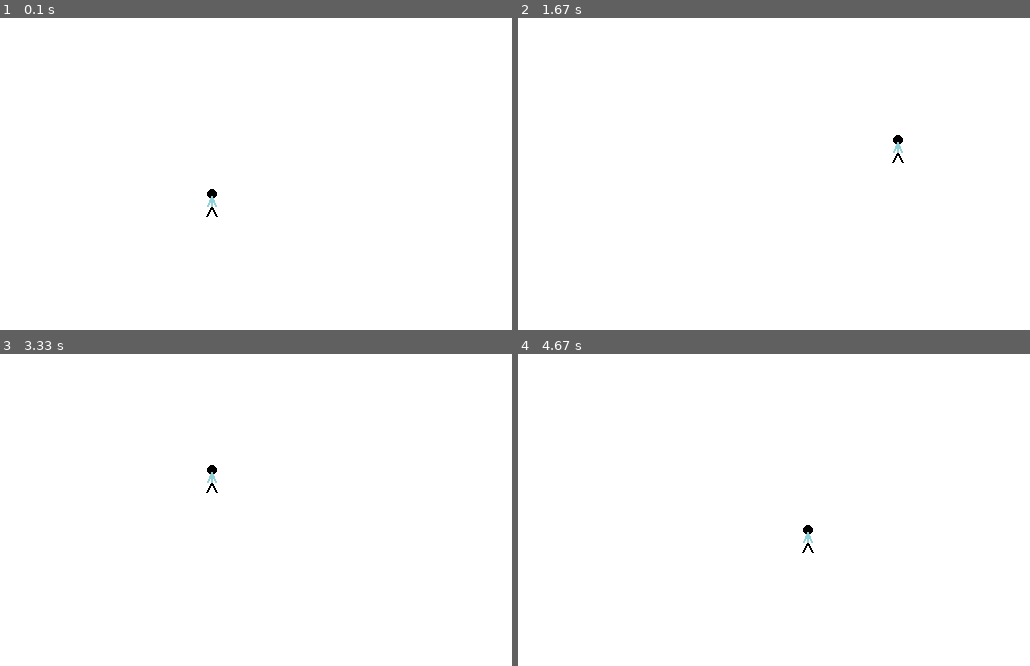
Above: before the commit, frames 1-4 (two rows, left to right).
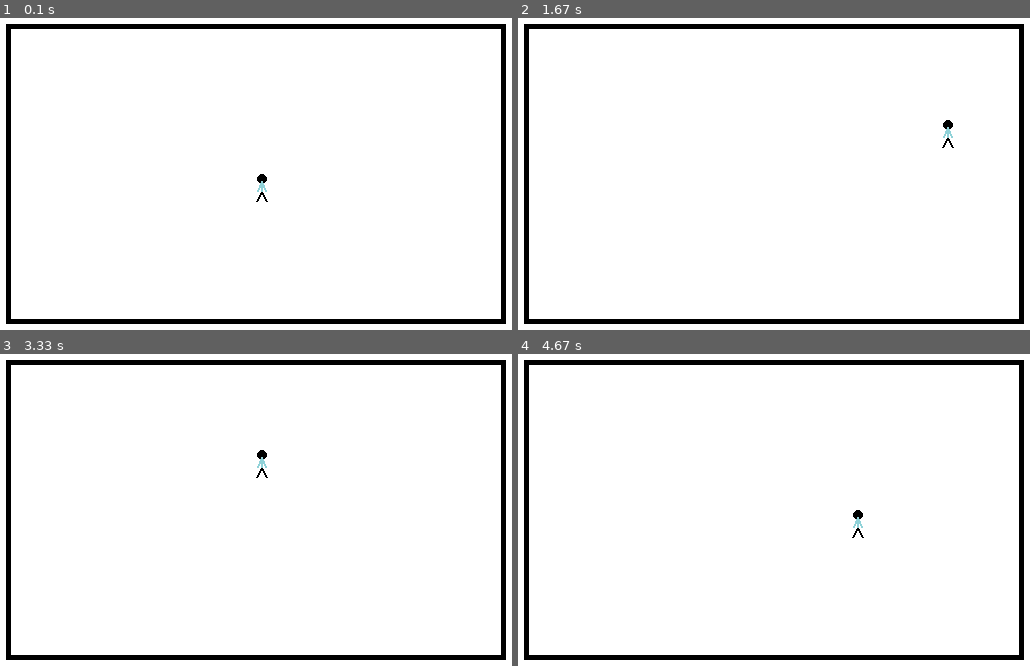
Above: after the commit, the same moments.

Repository: isabelbrandin/pygame-test
Game: pygame game, started from test.py
Same seed, same stepped clock (60 frames per second), same inputs: the game is played once before the commit and once after it.
Inputs:
- Up to frame 1 (0.1 s): no input
- Up to frame 2 (1.67 s): hold Right 0.33-0.8 s; hold Up 0.83-1.13 s; hold Right 1.17-1.63 s
- Up to frame 3 (3.33 s): hold Left 1.67-2.2 s; hold Down 2.23-2.53 s; hold Left 2.57-2.97 s; hold Up from 3 s (still down)
- Up to frame 4 (4.67 s): release Up at 3.37 s; hold Right 3.4-4.03 s; hold Down 4.07-4.43 s; hold Left from 4.47 s (still down)

The runs differ from the first frame. In frame 1, 5.1% of the frame differs, in the area x 1-99%, y 1-99%; in frame 2, 5.1%; in frame 3, 5.1%; in frame 4, 5.1%.

Commit message:
om gubben nuddar rektangelns kanter så åker den tbk till där den började

Diff:
--- a/test.py
+++ b/test.py
@@ -28,8 +28,8 @@
 
 x_speed = 0
 y_speed = 0
-x_coord = 300
-y_coord = 265
+x_coord = 350
+y_coord = 250
 
 # -------- Main Program Loop -----------
 while not done:
@@ -65,6 +65,12 @@
 
     draw_stick_figure(screen, x_coord, y_coord)
 
+    pygame.draw.rect(screen, BLACK, [100, 100, 500, 300], 5)
+
+    if x_coord > 586 or x_coord < 105:
+        x_coord = 350
+    if y_coord > 370 or y_coord < 100:
+        y_coord = 250
 
     # --- Go ahead and update the screen with what we've drawn.
     pygame.display.flip()
